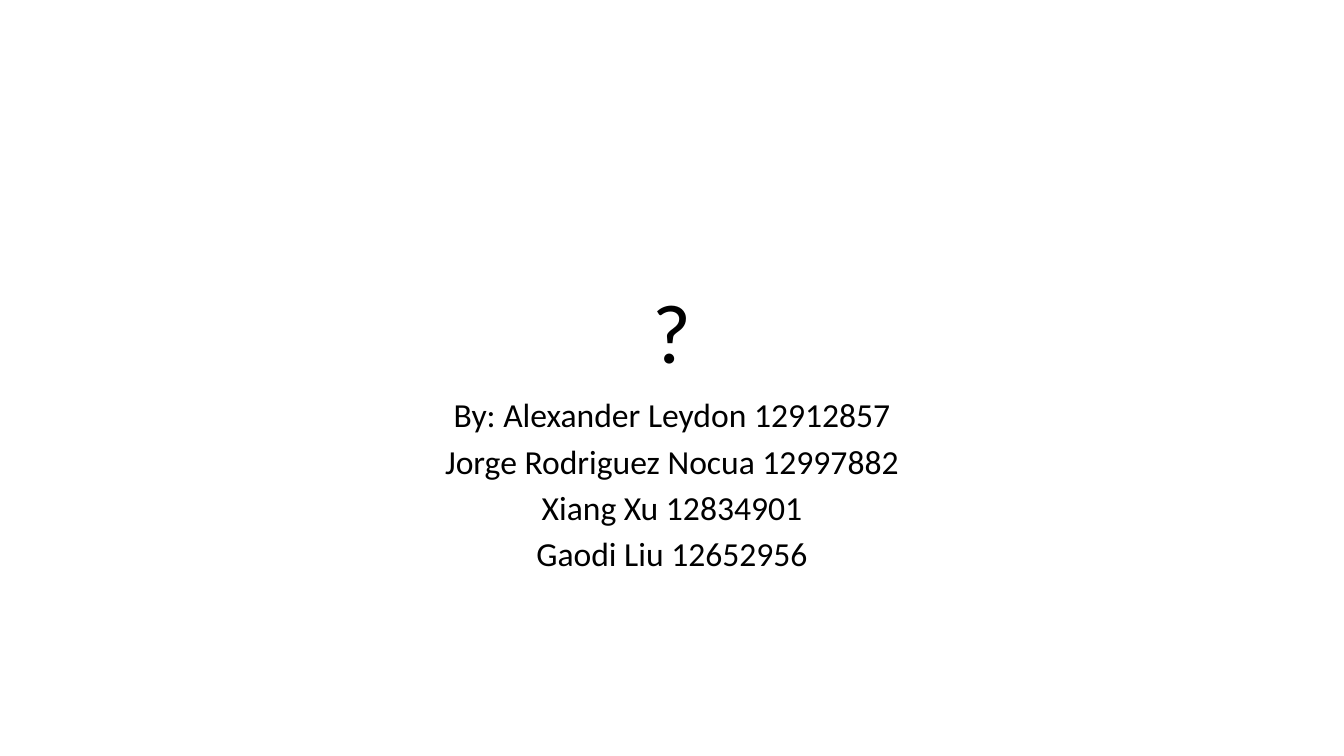
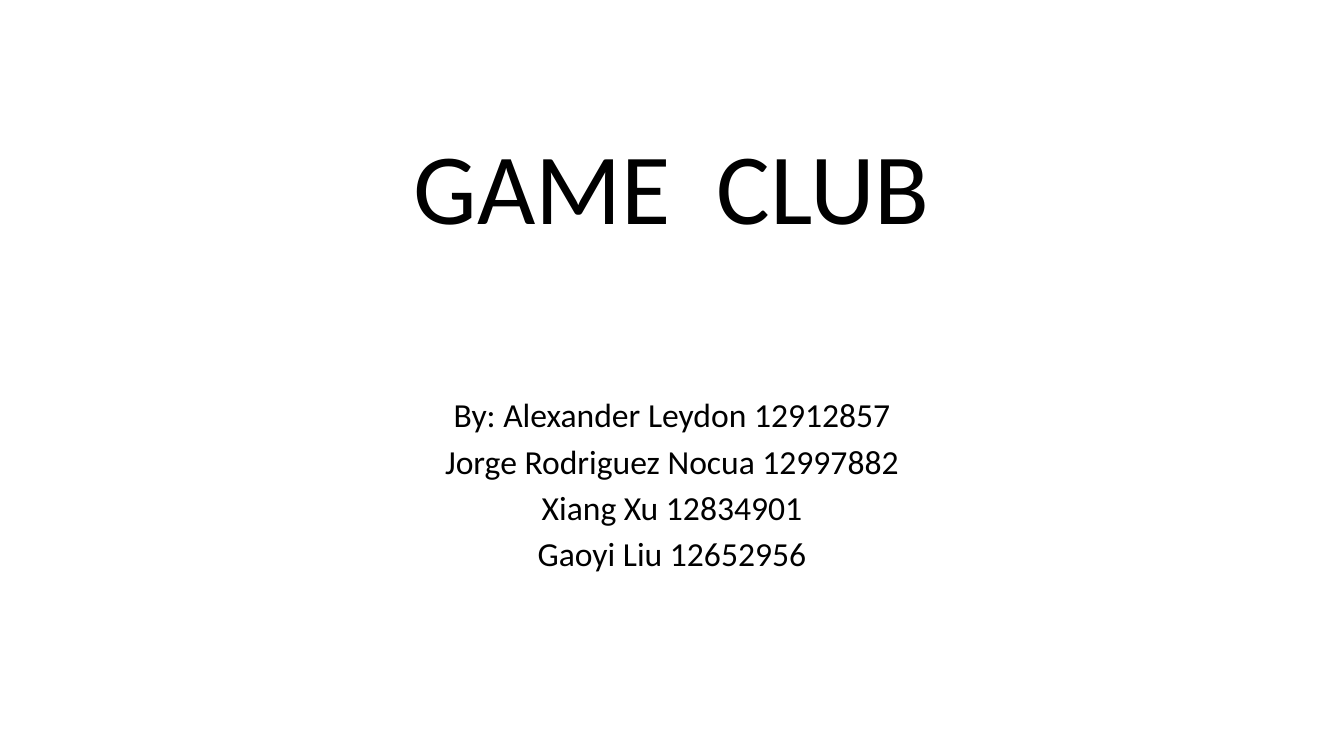
Before and after one commit to uts-ios-dev/project3-group-16, a slide deck: slide 1 of PresentationSlides.pptx. Drawn at 1344x756 pixels with LibreOffice and Linux fonts; fonts in the diff are those of the drawing. Boxes give left, top, right and bottom in pixels: in the first picture for what was removed or moved away, otherwise in the second. Text is boxed around its words. In the diff, an @@ line names an element or a change of style, - is before the commit and + after.

```diff
--- a/PresentationSlides.pptx
+++ b/PresentationSlides.pptx
@@ title at (414, 158, 929, 225): text changed; size 60 to 72 pt @@
-?
+GAME CLUB
@@ subtitle at (538, 543, 806, 572): text changed @@
-Gaodi Liu 12652956
+Gaoyi Liu 12652956
```
Also in this commit, not shown: 7 other slides changed, 2 slides added, 1 slide removed.
